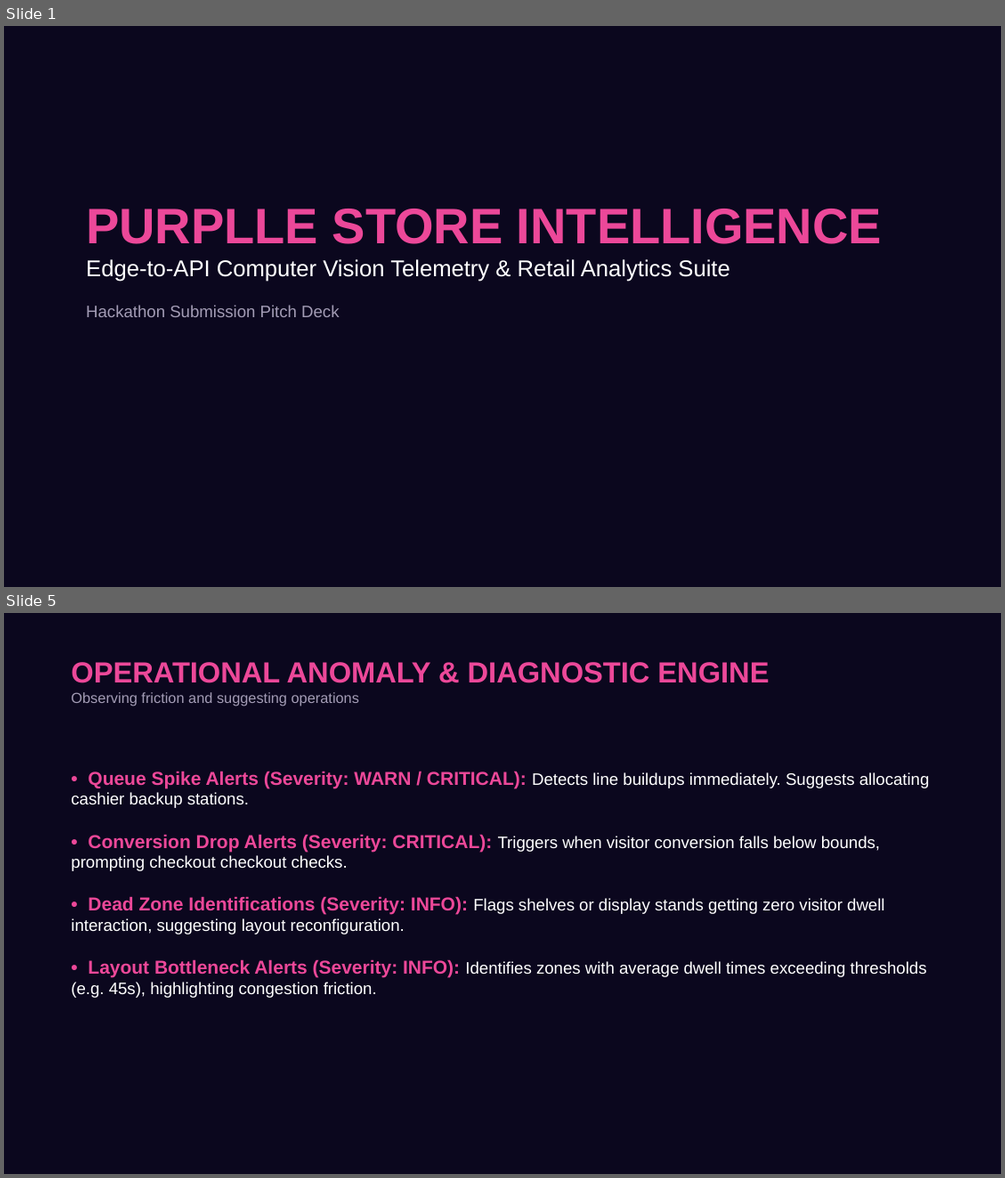
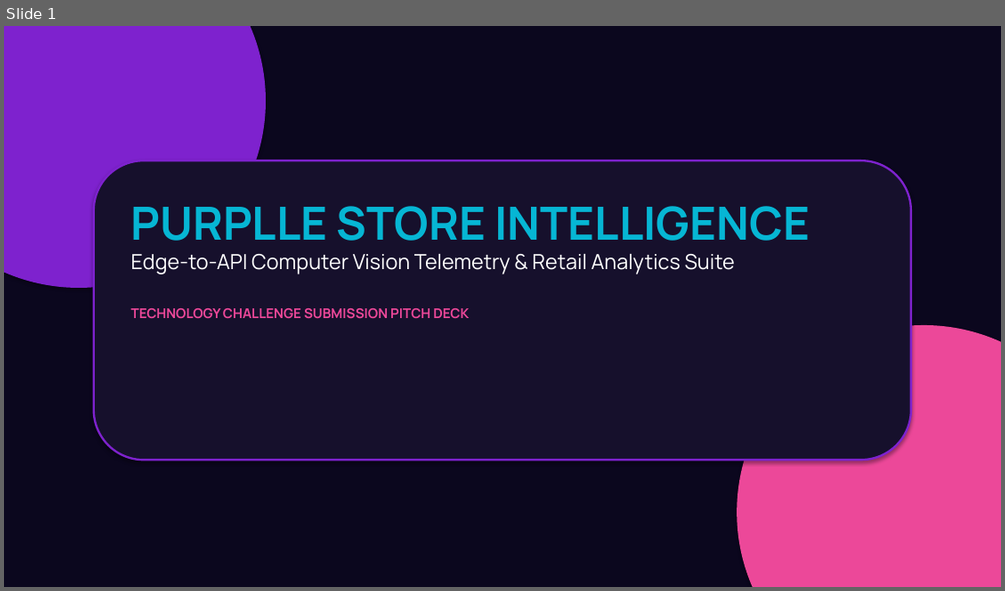
Before and after one commit to Kasiajay553/store-intelligence, a slide deck: purplle_store_intelligence_deck.pptx. Shown one above the other, each under a label of ours: slides 1 and 5 before the commit, slide 1 after it; the slides between them are not shown. The pictures are 1005x1178 and 1005x591 pixels, drawn with LibreOffice and Linux fonts; fonts in the diff are those of the drawing. Boxes give left, top, right and bottom in pixels: in the first picture for what was removed or moved away, otherwise in the second. Text is boxed around its words. In the diff, an @@ line names an element or a change of style, - is before the commit and + after.

Commit message:
Update presentation deck with visual layouts and flowchart diagrams

```diff
--- a/purplle_store_intelligence_deck.pptx
+++ b/purplle_store_intelligence_deck.pptx
@@ slide 5 removed at <box>4,613,1001,1174</box>, background #0B071E @@
@@ text removed at <box>71,662,769,706</box> @@
-OPERATIONAL ANOMALY & DIAGNOSTIC ENGINE
-Observing friction and suggesting operations
@@ text removed at <box>71,771,930,997</box> @@
-• Queue Spike Alerts (Severity: WARN / CRITICAL): Detects line buildups immediately. Suggests allocating cashier backup stations.
-• Conversion Drop Alerts (Severity: CRITICAL): Triggers when visitor conversion falls below bounds, prompting checkout checkout checks.
-• Dead Zone Identifications (Severity: INFO): Flags shelves or display stands getting zero visitor dwell interaction, suggesting layout reconfiguration.
-• Layout Bottleneck Alerts (Severity: INFO): Identifies zones with average dwell times exceeding thresholds (e.g. 45s), highlighting congestion friction.
@@ slide 1 changed as well @@
@@ ellipse added at <box>4,26,266,288</box>, fill #7E22CE @@
@@ rounded rectangle added at <box>94,160,911,459</box>, fill #16102C, outline #7E22CE 2 pt @@
@@ text "PURPLLE STORE INTELLIGENCE": place and size @@
-text "PURPLLE STORE INTELLIGENCE" at <box>86,208,882,317</box>
+text "PURPLLE STORE INTELLIGENCE" at <box>131,206,809,319</box>
@@ text at <box>131,206,809,274</box>: size 48 to 44 pt, text colour #EC4899 to #06B6D4 in "PURPLLE STORE INTELLIGENCE"; font Arial to Manrope in "PURPLLE STORE INTELLIGENCE", "Edge-to-API Computer Vision Telemetry & Retail Analytics ..."; size 22 to 20 pt in "Edge-to-API Computer Vision Telemetry & Retail Analytics ..."; more space between paragraphs @@
@@ text at <box>131,308,469,319</box>: text changed; size 16 to 13 pt; font Arial to Manrope; text colour #A39CB5 to #EC4899; bold on @@
-Hackathon Submission Pitch Deck
+TECHNOLOGY CHALLENGE SUBMISSION PITCH DECK
@@ ellipse added at <box>736,325,1001,587</box>, fill #EC4899 @@
```
Also in this commit, not shown: 1 other slide changed, 4 slides added, 3 other slides removed.
